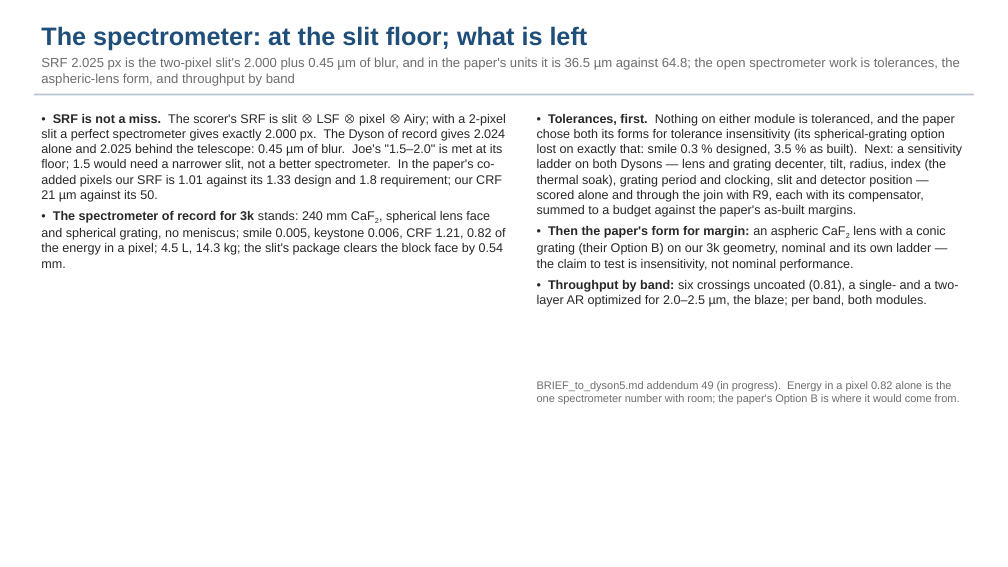
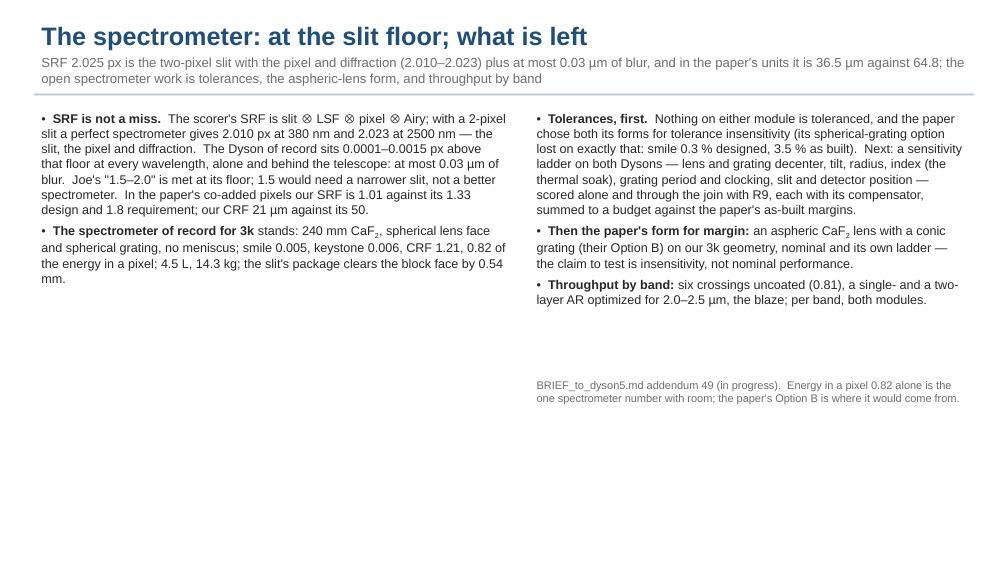
Before and after one commit to nasa-jpl/macos, a slide deck: slide 12 of demo_session/deck_dyson_3k.pptx. Drawn at 1008x567 pixels with LibreOffice and Linux fonts; fonts in the diff are those of the drawing. Boxes give left, top, right and bottom in pixels: in the first picture for what was removed or moved away, otherwise in the second. Text is boxed around its words. In the diff, an @@ line names an element or a change of style, - is before the commit and + after.

```diff
--- a/demo_session/deck_dyson_3k.pptx
+++ b/demo_session/deck_dyson_3k.pptx
@@ text at (x1=41, y1=57, x2=964, y2=86): text changed @@
-SRF 2.025 px is the two-pixel slit's 2.000 plus 0.45 µm of blur, and in the paper's units it is 36.5 µm against 64.8; the open spectrometer work is tolerances, the aspheric-lens form, and throughput by band
+SRF 2.025 px is the two-pixel slit with the pixel and diffraction (2.010–2.023) plus at most 0.03 µm of blur, and in the paper's units it is 36.5 µm against 64.8; the open spectrometer work is tolerances, the aspheric-lens form, and throughput by band
@@ text at (x1=41, y1=114, x2=506, y2=217): text changed @@
-• SRF is not a miss. The scorer's SRF is slit ⊗ LSF ⊗ pixel ⊗ Airy; with a 2-pixel slit a perfect spectrometer gives exactly 2.000 px. The Dyson of record gives 2.024 alone and 2.025 behind the telescope: 0.45 µm of blur. Joe's "1.5–2.0" is met at its floor; 1.5 would need a narrower slit, not a better spectrometer. In the paper's co-added pixels our SRF is 1.01 against its 1.33 design and 1.8 requirement; our CRF 21 µm against its 50.
+• SRF is not a miss. The scorer's SRF is slit ⊗ LSF ⊗ pixel ⊗ Airy; with a 2-pixel slit a perfect spectrometer gives 2.010 px at 380 nm and 2.023 at 2500 nm — the slit, the pixel and diffraction. The Dyson of record sits 0.0001–0.0015 px above that floor at every wavelength, alone and behind the telescope: at most 0.03 µm of blur. Joe's "1.5–2.0" is met at its floor; 1.5 would need a narrower slit, not a better spectrometer. In the paper's co-added pixels our SRF is 1.01 against its 1.33 design and 1.8 requirement; our CRF 21 µm against its 50.
```
Also in this commit, not shown: 4 other slides changed, 3 other files.
